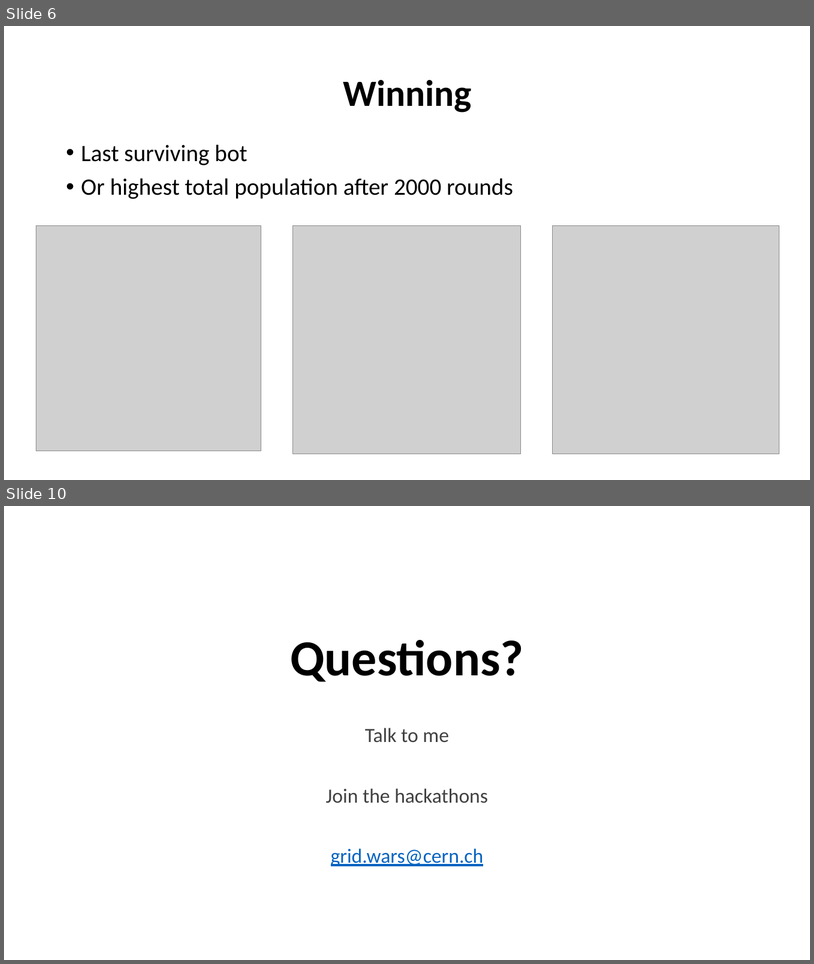
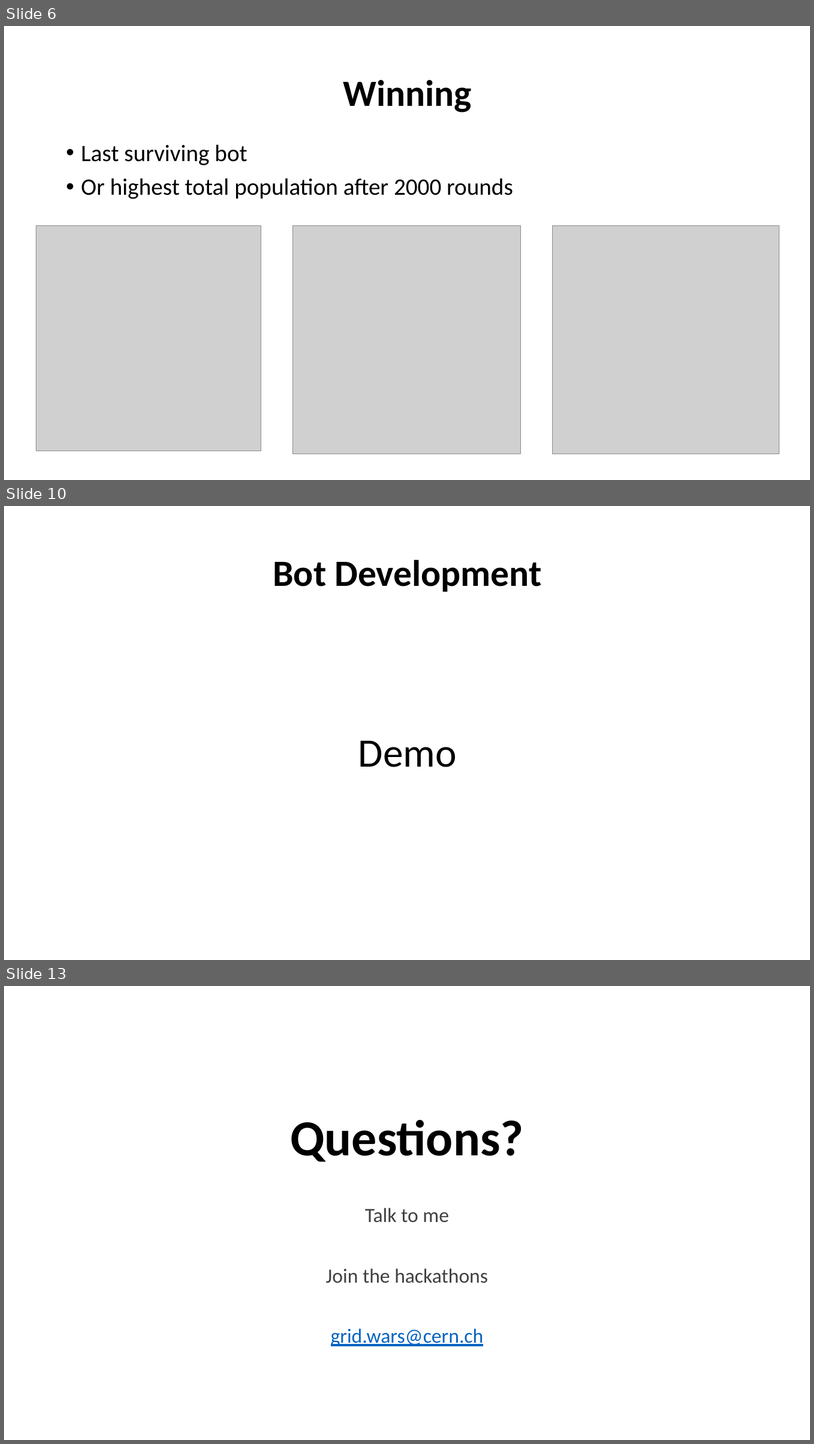
Before and after one commit to dkekel/gridwars, a slide deck: presentation/gridwars-intro-2018.pptx. Shown one above the other, each under a label of ours: slides 6 and 10 before the commit, slides 6, 10 and 13 after it; the slides between them are not shown. The pictures are 814x964 and 814x1444 pixels, drawn with LibreOffice and Linux fonts; fonts in the diff are those of the drawing; grey boxes stand for pictures. Boxes give left, top, right and bottom in pixels: in the first picture for what was removed or moved away, otherwise in the second. Text is boxed around its words. In the diff, an @@ line names an element or a change of style, - is before the commit and + after.

```diff
--- a/presentation/gridwars-intro-2018.pptx
+++ b/presentation/gridwars-intro-2018.pptx
@@ slide 10 added at [4, 506, 810, 960], background #FFFFFF @@
@@ title added at [273, 559, 542, 592], 44 pt, text #000000, bold @@
+Bot Development
@@ text added at [359, 741, 457, 767], 48 pt, text #000000 @@
+Demo
@@ what was slide 10 is now slide 13 @@
```
Also in this commit, not shown: 3 slides changed, 3 other slides added, 1 slide removed, 6 other files.
